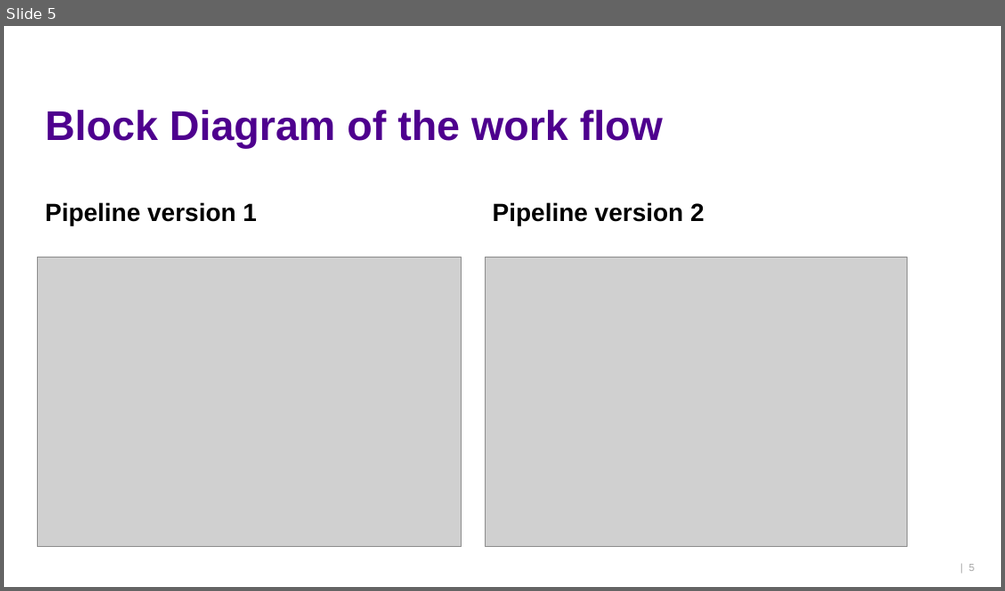
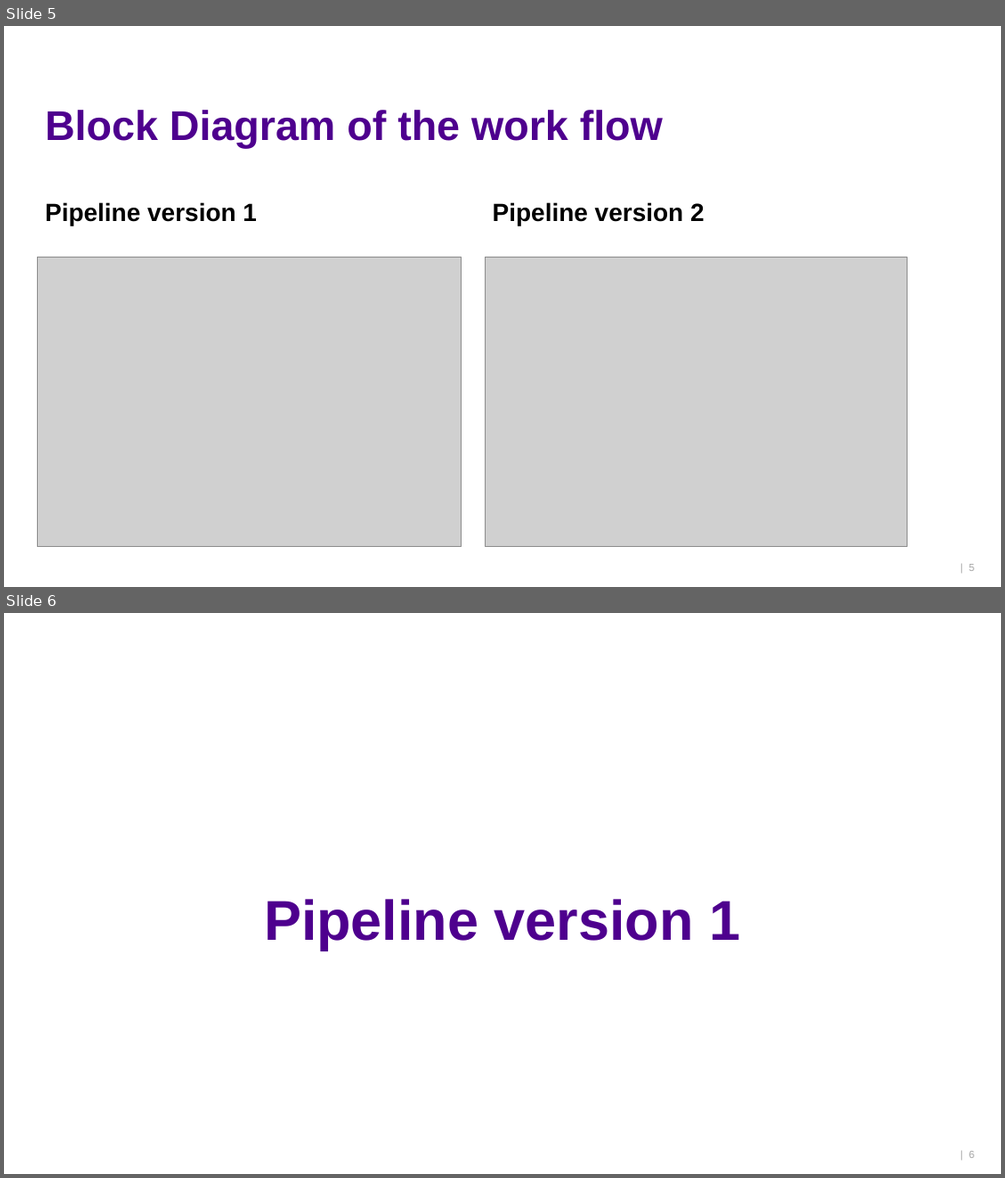
Before and after one commit to ktlhtn/AutoSTAnnot, a slide deck: Power point files/Final presentation.pptx. Shown one above the other, each under a label of ours: slide 5 before the commit, slides 5 and 6 after it. The pictures are 1005x591 and 1005x1178 pixels, drawn with LibreOffice and Linux fonts; fonts in the diff are those of the drawing; grey boxes stand for pictures; background and template pictures are left out. Boxes give left, top, right and bottom in pixels: in the first picture for what was removed or moved away, otherwise in the second. Text is boxed around its words. In the diff, an @@ line names an element or a change of style, - is before the commit and + after.

```diff
--- a/Power point files/Final presentation.pptx
+++ b/Power point files/Final presentation.pptx
@@ slide 6 added at <box>4,613,1001,1174</box>, background #FFFFFF @@
@@ title added at <box>264,899,740,950</box>, 54 pt, text #4E008E, bold @@
+Pipeline version 1
@@ page number added at <box>969,1151,974,1158</box>, 10 pt, text #A6A6A6 @@
+| 6
```
Also in this commit, not shown: 1 slide changed, 9 other slides added, 7 slides removed.
